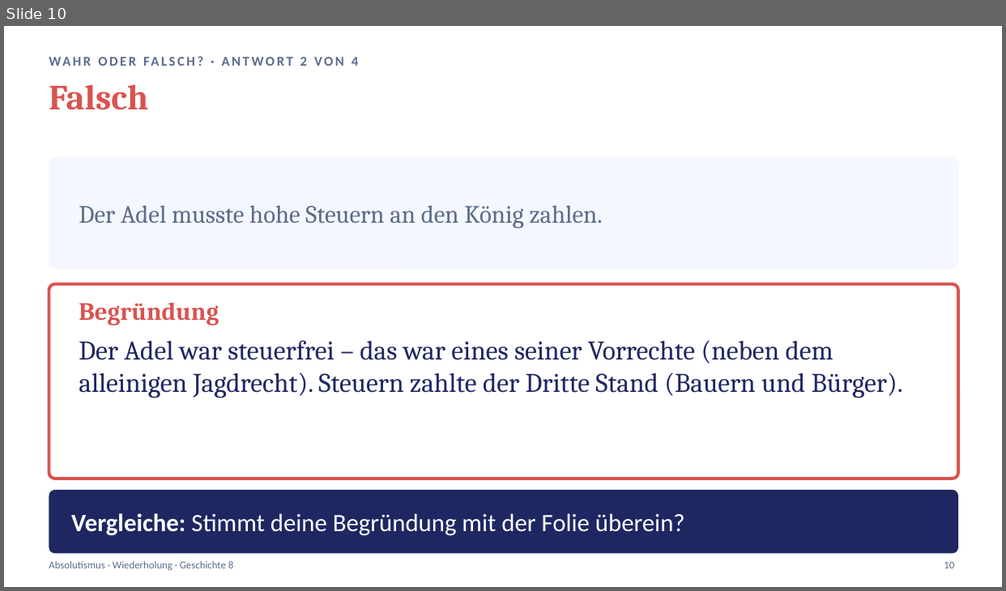
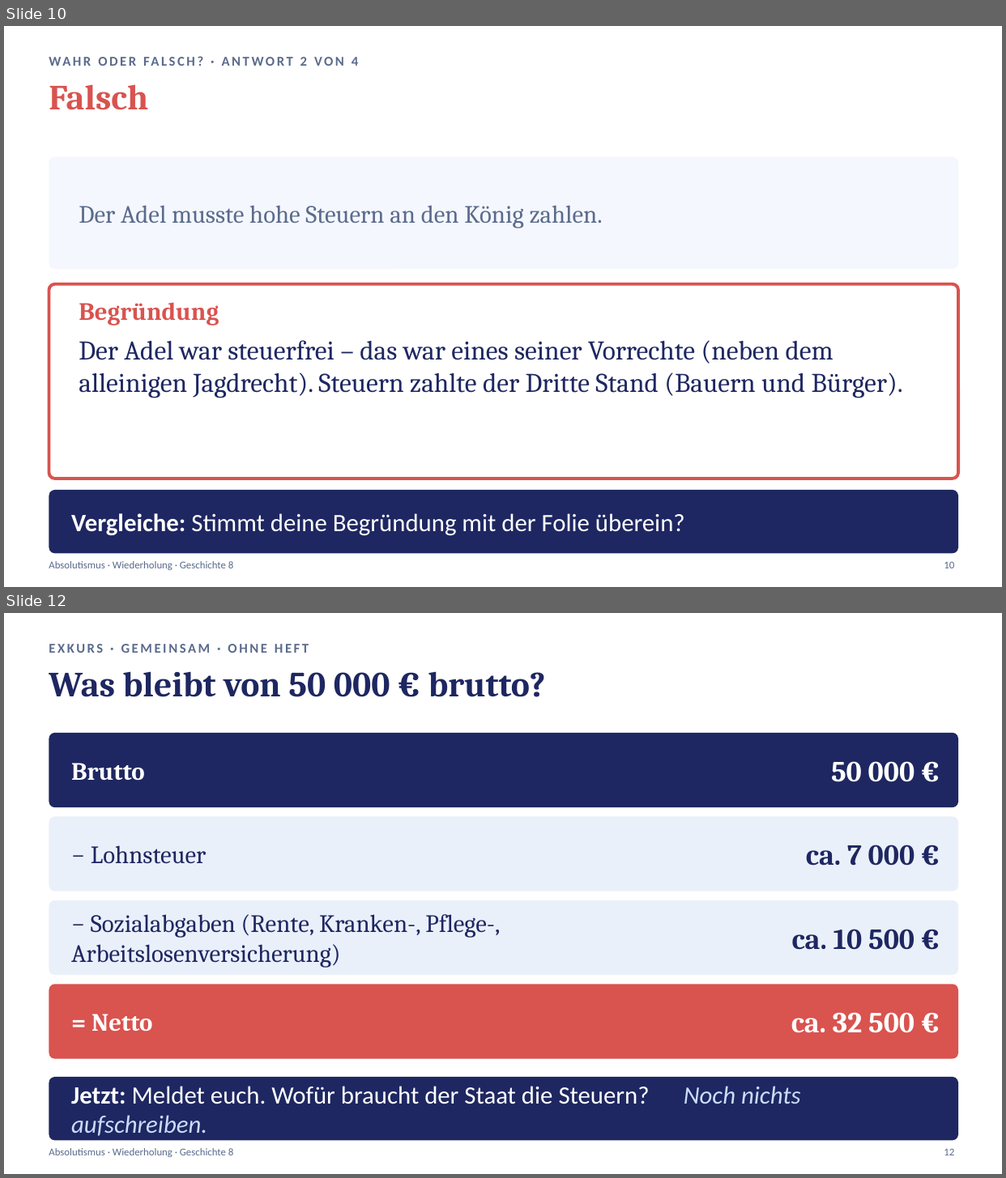
Before and after one commit to golzkonstantin-gif/Schule, a slide deck: Geschichte_8/Absolutismus_Wiederholung/Praesentation_Absolutismus_Wiederholung.pptx. Shown one above the other, each under a label of ours: slide 10 before the commit, slides 10 and 12 after it; the slides between them are not shown. The pictures are 1006x591 and 1006x1178 pixels, drawn with LibreOffice and Linux fonts; fonts in the diff are those of the drawing. Boxes give left, top, right and bottom in pixels: in the first picture for what was removed or moved away, otherwise in the second. Text is boxed around its words. In the diff, an @@ line names an element or a change of style, - is before the commit and + after.

```diff
--- a/Geschichte_8/Absolutismus_Wiederholung/Praesentation_Absolutismus_Wiederholung.pptx
+++ b/Geschichte_8/Absolutismus_Wiederholung/Praesentation_Absolutismus_Wiederholung.pptx
@@ slide 12 added at box(4, 613, 1002, 1174), background #FFFFFF @@
@@ text added at box(49, 644, 309, 653), 13 pt, text #5B6B8C, bold @@
+EXKURS · GEMEINSAM · OHNE HEFT
@@ text added at box(49, 671, 546, 697), 34 pt, text #1E2761, bold @@
+Was bleibt von 50 000 € brutto?
@@ rounded rectangle added at box(49, 733, 958, 807), fill #1E2761 @@
@@ text added at box(71, 763, 145, 781), 24 pt, text #FFFFFF, bold @@
+Brutto
@@ text added at box(831, 761, 914, 782), 28 pt, text #FFFFFF, bold @@
+50 000 €
@@ rounded rectangle added at box(49, 816, 958, 892), fill #EAF0FA @@
@@ text added at box(91, 845, 206, 864), 24 pt, text #1E2761 @@
+− Lohnsteuer
@@ text added at box(806, 845, 914, 866), 28 pt, text #1E2761, bold @@
+ca. 7 000 €
@@ rounded rectangle added at box(49, 901, 958, 975), fill #EAF0FA @@
@@ text added at box(71, 914, 500, 968), 24 pt, text #1E2761 @@
+− Sozialabgaben (Rente, Kranken-, Pflege-, Arbeitslosenversicherung)
@@ text added at box(792, 929, 914, 950), 28 pt, text #1E2761, bold @@
+ca. 10 500 €
@@ rounded rectangle added at box(49, 984, 958, 1059), fill #D9534F @@
@@ text added at box(91, 1014, 152, 1031), 24 pt, text #FFFFFF, bold @@
+= Netto
@@ text added at box(791, 1012, 914, 1033), 28 pt, text #FFFFFF, bold @@
+ca. 32 500 €
@@ rounded rectangle added at box(49, 1077, 958, 1141), fill #1E2761 @@
@@ text added at box(71, 1086, 801, 1105), 24 pt, text #FFFFFF @@
+Jetzt: Meldet euch. Wofür braucht der Staat die Steuern? Noch nichts aufschreiben.
@@ text added at box(49, 1148, 233, 1157), 10 pt, text #5B6B8C @@
+Absolutismus · Wiederholung · Geschichte 8
@@ text added at box(944, 1148, 954, 1156), 10 pt, text #5B6B8C @@
+12
```
Also in this commit, not shown: 8 slides changed, 3 other slides added, 3 other files.
